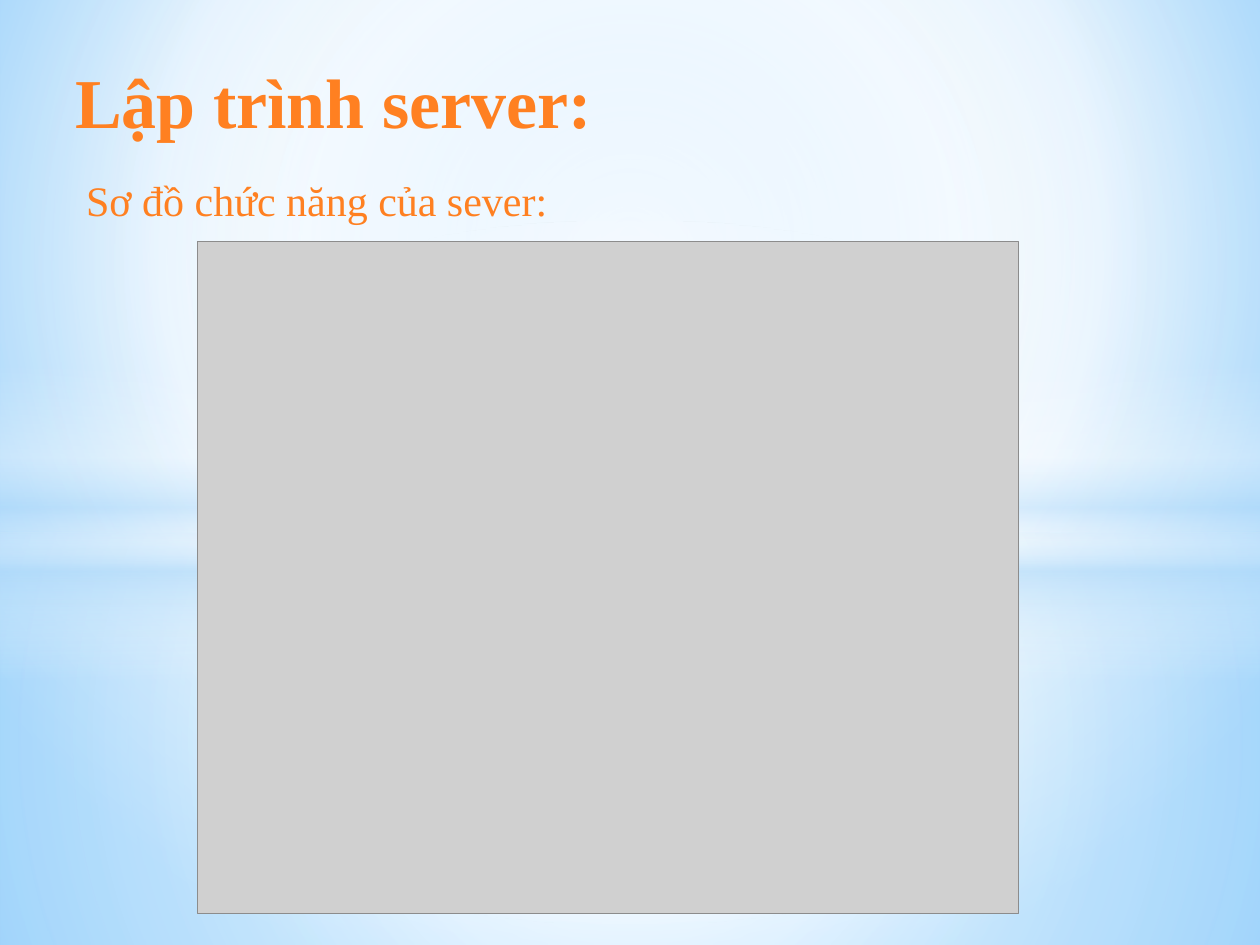
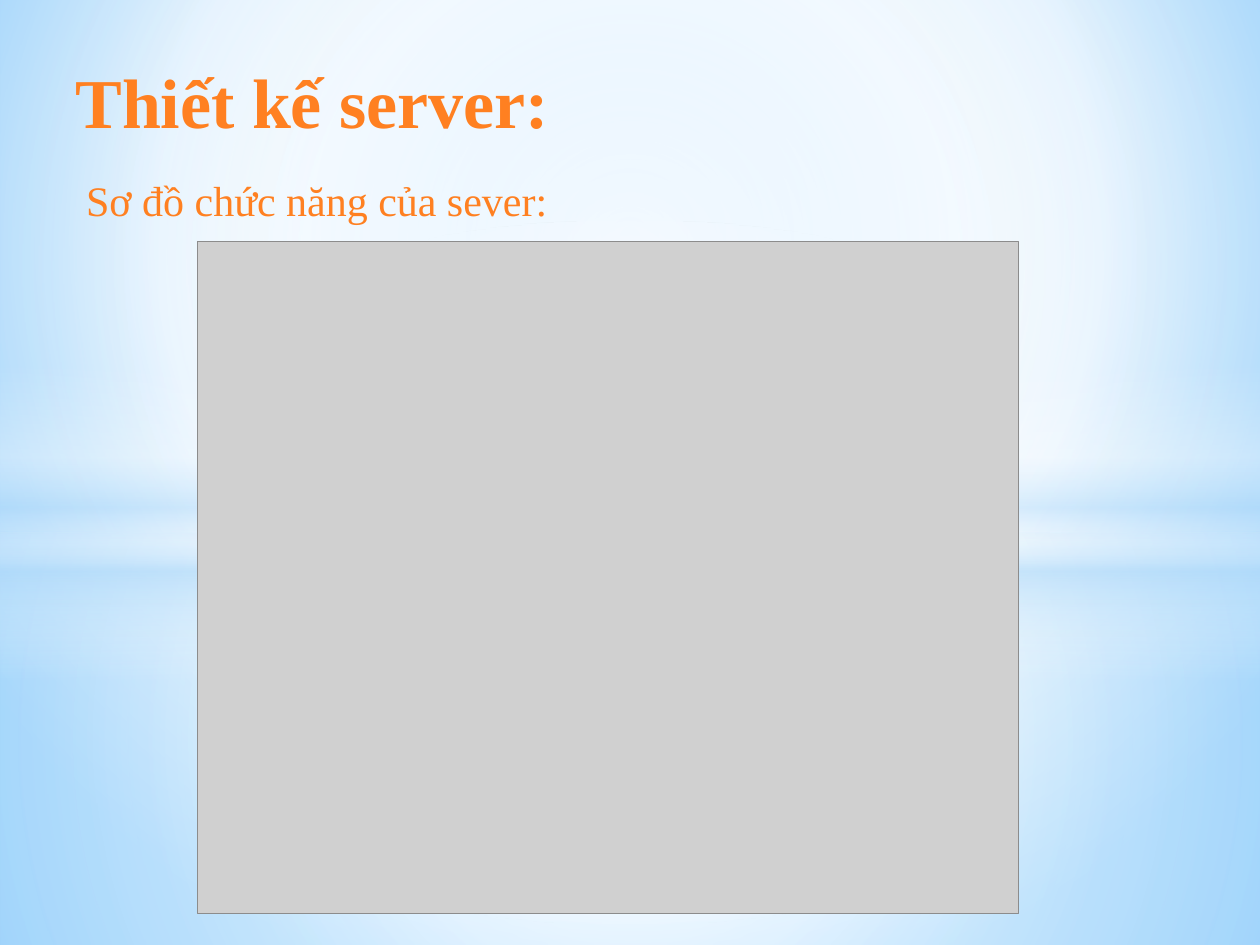
Before and after one commit to tungtd95/thong-tin-di-dong, a slide deck: slide 6 of Document/presentation.pptx. Drawn at 1260x945 pixels with LibreOffice and Linux fonts; fonts in the diff are those of the drawing; grey boxes stand for pictures. Boxes give left, top, right and bottom in pixels: in the first picture for what was removed or moved away, otherwise in the second. Text is boxed around its words. In the diff, an @@ line names an element or a change of style, - is before the commit and + after.

```diff
--- a/Document/presentation.pptx
+++ b/Document/presentation.pptx
@@ text at [75, 77, 549, 129]: text changed @@
-Lập trình server:
+Thiết kế server:
```
Also in this commit, not shown: 1 other slide changed, 11 other files.
